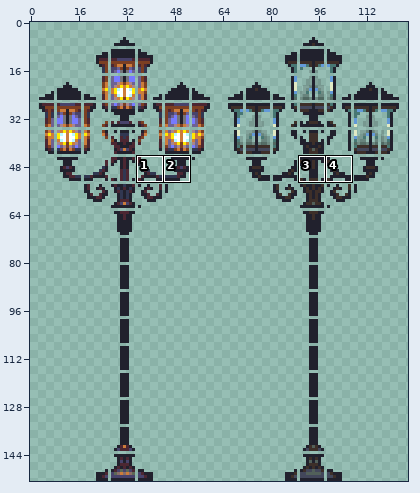
Two states of a sprite sheet, Sources/Modules/CagedDomain/Tiles/BronzeLamp_3.png. Above, an overview of the earlier version with the close-up marked.
Close-up. Old version:
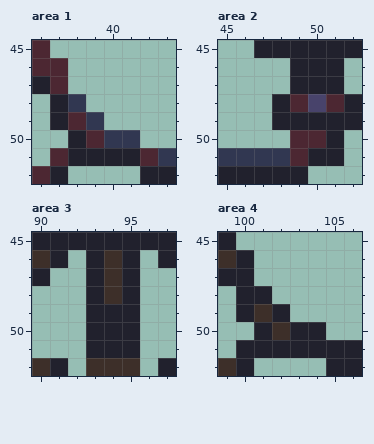
The file is 252x306 pixels, drawn in blocks of 2x2; one block is one cell here. Colours within 5 levels of each other are drawn and written as one. Shown: area 1: x 36..43, y 45..52; area 2: x 45..52, y 45..52; area 3: x 90..97, y 45..52; area 4: x 99..106, y 45..52. The commit also changed other parts of the picture, which this record leaves out.
After:
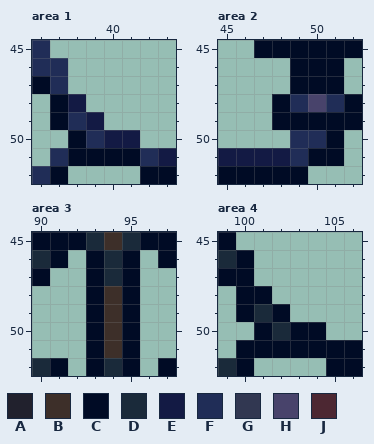
Palette (. is transparent): A #21212d  B #3d2f29  C #000b25  D #1a2a3a  E #131a44  F #202d57  G #313751  H #48436b  J #4c2732
The exact change:
Changed rows in their new state; - is an unchanged pixel.
Area 1:
first column x 36:
45 F-------
46 FF------
47 CF------
48 -CE-----
49 -CFE----
50 --CFEE--
51 -FCCCCFE
52 FC----CC
Area 2:
first column x 45:
45 --CCCCCC
46 ----CCC-
47 ----CCC-
48 ---CF-FC
49 ---CCCCC
50 ----FFC-
51 EEEEFCC-
52 CCCCC---
Area 3:
first column x 90:
45 CCCDBDCC
46 DC-CDC-C
47 C--CDC--
48 ---C-C--
49 ---CBC--
50 ---CBC--
51 ---CBC--
52 DC-CDC-C
Area 4:
first column x 99:
45 C-------
46 DC------
47 CC------
48 -CC-----
49 -CDC----
50 --CDCC--
51 -CCCCCCC
52 DC----CC
Pixel boxes of the changes (left, top, right, bottom) in both close-ups:
changed: (32, 40, 176, 184)
changed: (218, 40, 362, 184)
changed: (32, 232, 176, 376)
changed: (218, 232, 362, 376)
